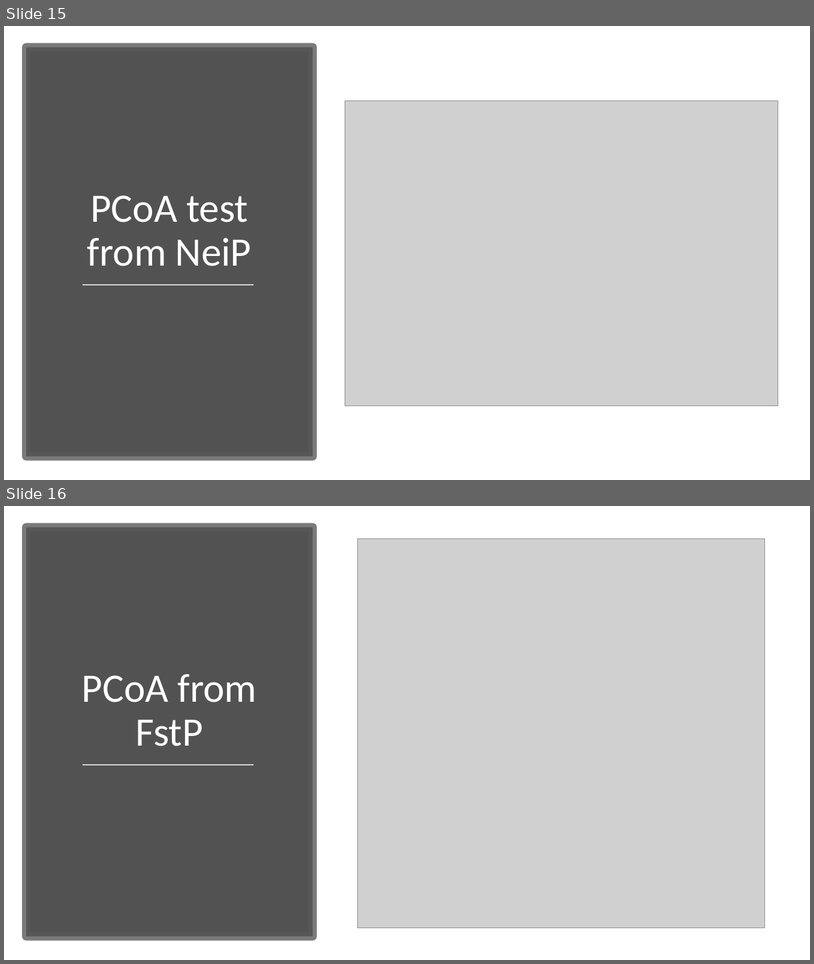
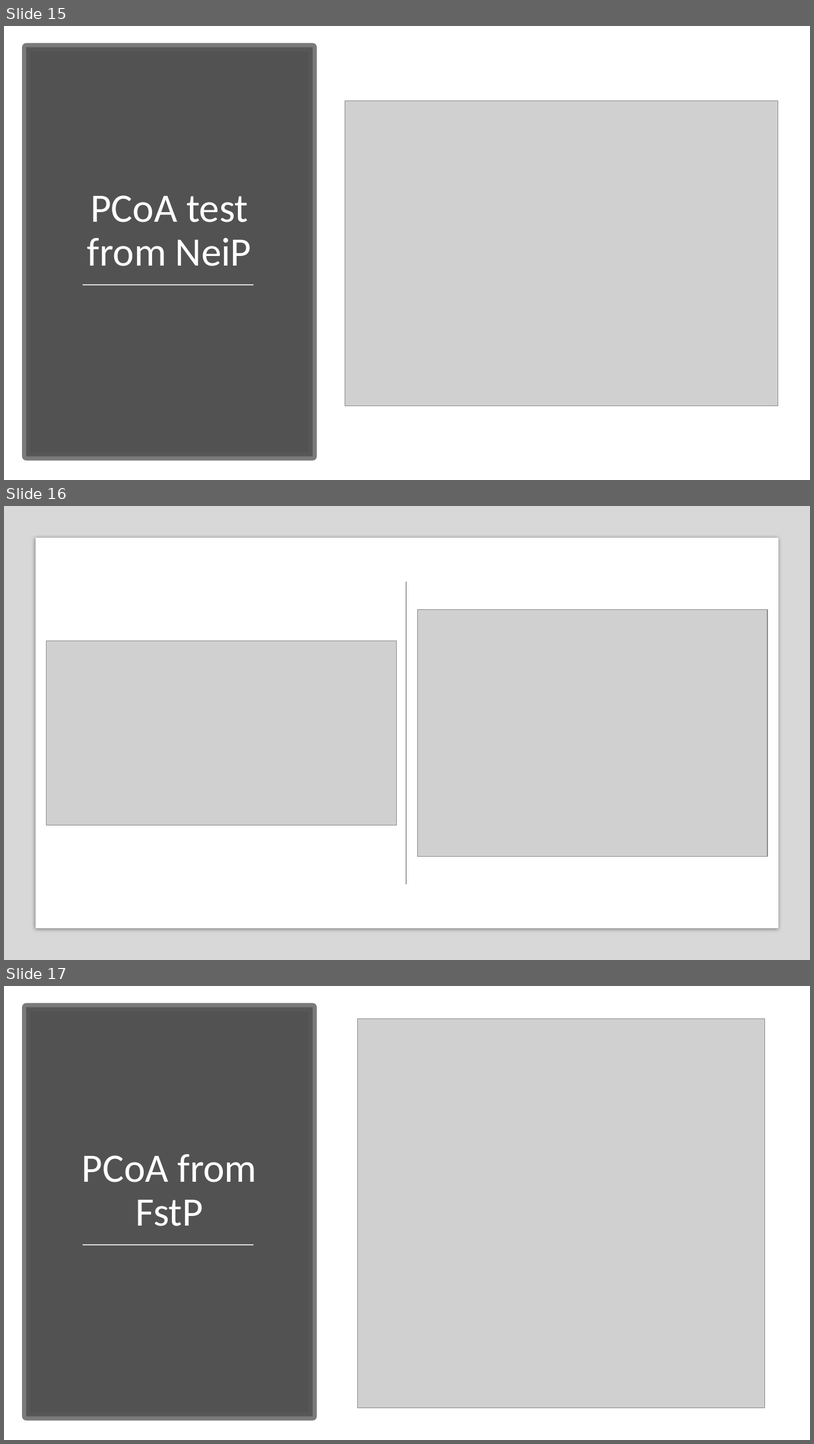
Before and after one commit to ashleyp1/BCB546X_Final_Project, a slide deck: PowerPoint Presentation for Final.pptx. Shown one above the other, each under a label of ours: slides 15 and 16 before the commit, slides 15, 16 and 17 after it. The pictures are 814x964 and 814x1444 pixels, drawn with LibreOffice and Linux fonts; fonts in the diff are those of the drawing; grey boxes stand for pictures. Boxes give left, top, right and bottom in pixels: in the first picture for what was removed or moved away, otherwise in the second. Text is boxed around its words. In the diff, an @@ line names an element or a change of style, - is before the commit and + after.

```diff
--- a/PowerPoint Presentation for Final.pptx
+++ b/PowerPoint Presentation for Final.pptx
@@ slide 16 added at bbox=[4, 506, 810, 960], background #FFFFFF @@
@@ rectangle added at bbox=[4, 506, 810, 960], fill #808080 at 30% opacity @@
@@ rectangle added at bbox=[35, 538, 779, 928], fill #FFFFFF @@
@@ line added from (406, 582) to (406, 884), #4E4E4E 0.75 pt @@
@@ picture added at bbox=[418, 609, 768, 856] @@
@@ picture added at bbox=[47, 641, 396, 825] @@
@@ what was slide 16 is now slide 17 @@
```
Also in this commit, not shown: 1 slide changed, 1 slide removed.
